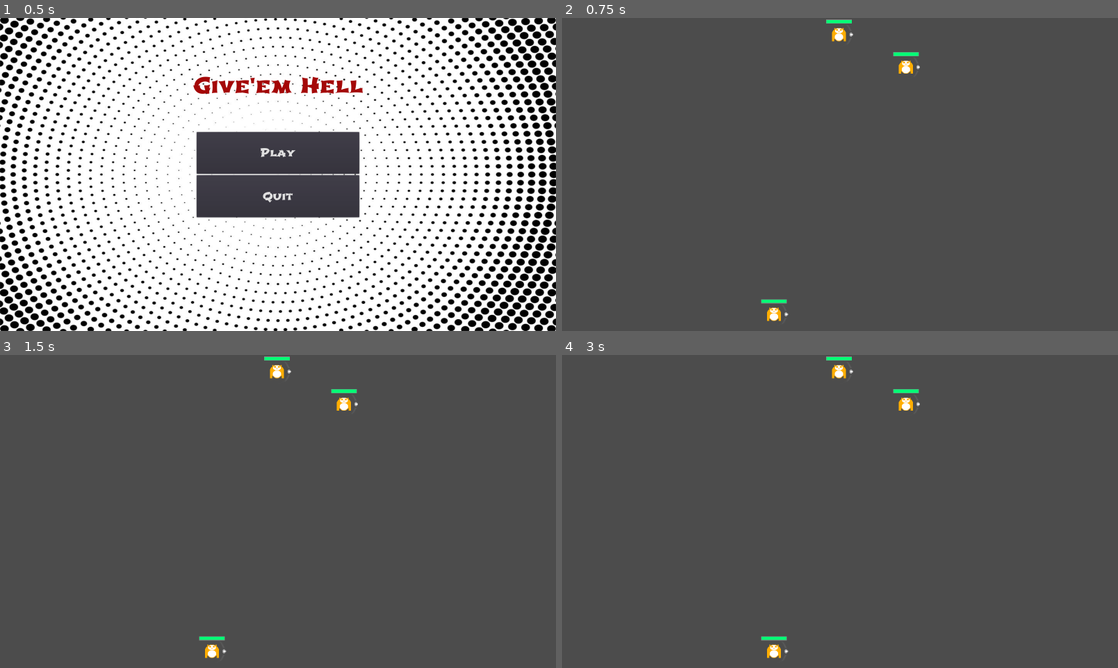
Above: before the commit, frames 1-4 (two rows, left to right).
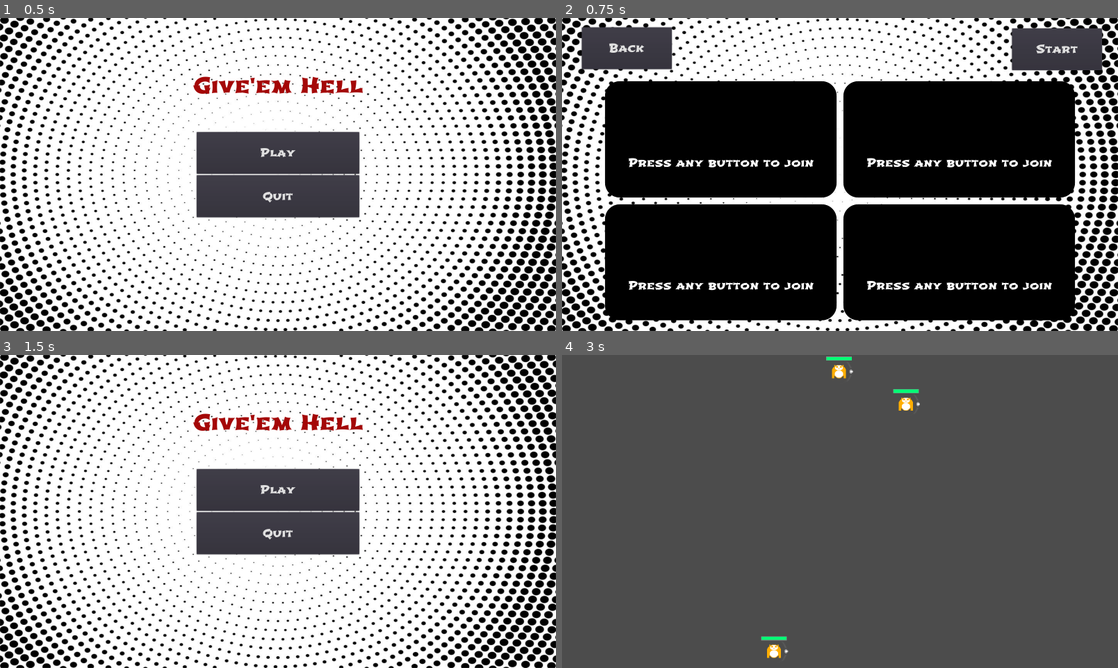
Above: after the commit, the same moments.

Repository: Gegel85/GiveEmHell
Game: Godot game, scene res://Scenes/Menu.tscn
The game is run twice, just before and just after one commit, with the same random seed, the same clock (stepped at 60 frames per second) and the same inputs.
Inputs (mouse positions are in pixels of both pictures, inside the frame that each line leads up to):
- Up to frame 1 (0.5 s): no input
- Up to frame 2 (0.75 s): click "Play" at 0.5 s
- Up to frame 3 (1.5 s): click (66, 386) at 1.25 s, where only the run after the commit has a clickable "Back"
- Up to frame 4 (3 s): click (840, 489) at 2 s, where only the run after the commit has a clickable "Play"; click (1056, 386) at 2.75 s, where only the run after the commit has a clickable "Start"

Frame 1 is identical in both runs. In frame 2, 95% of the frame differs, in the area x 0-100%, y 0-100%; in frame 3, 91%; in frame 4, nothing differs.
Error after the commit: Parse Error: Enumeration "Panel" shadows a native class. (res://Lobby/PanelStateManager.gd:3)

Commit message:
Add lobby with character selection

Diff:
--- /dev/null
+++ b/Lobby/InputManager.gd
@@ -0,0 +1,62 @@
+tool
+extends GridContainer
+
+enum controlModes {
+	MOUSE,
+	JOYSTICK
+}
+
+enum player {
+	MAX = 4
+}
+
+export(String, FILE) var next_scene_path = ""
+var actualMode = controlModes.JOYSTICK
+var nbOfPlayer = 0
+var deviceList = []
+var panelList = []
+var playerRdy = []
+var elapsedTime = []
+
+func _init():
+	panelList = get_children()
+
+func join(device):
+	if (nbOfPlayer > player.MAX || deviceList.has(device)):
+		return
+	if (panelList.size() == 0):
+		panelList = get_children()
+	deviceList.append(device)
+	elapsedTime.append(0)
+	panelList[nbOfPlayer].changeState()
+	nbOfPlayer += 1
+	get_tree().set_input_as_handled()
+
+func _input(event):
+	print(event.as_text(), event.device)
+	print(event.device)
+	if (event is InputEventJoypadButton) or (event is InputEventJoypadMotion):
+		actualMode = controlModes.JOYSTICK
+
+		join(event.device)
+#		if playerRdy.size() == nbOfPlayer:
+# warning-ignore:return_value_discarded
+#			get_tree().change_scene(next_scene_path)
+
+func _process(delta):
+	for i in range(deviceList.size()):
+			var hor = Input.get_joy_axis(deviceList[i], JOY_AXIS_0)
+			if (playerRdy.has(deviceList[i])):
+				break
+			if (OS.get_ticks_msec() - elapsedTime[i]) > 500:
+				if hor > 0.2:
+					panelList[i].rightChar()
+					elapsedTime[i] = OS.get_ticks_msec()
+				elif hor < -0.2:
+					panelList[i].leftChar()
+					elapsedTime[i] = OS.get_ticks_msec()
+			if (Input.is_joy_button_pressed(deviceList[i], JOY_BUTTON_0) && !playerRdy.has(deviceList[i])):
+				playerRdy.append(deviceList[i])
+
+func _get_configuration_warning() -> String:
+	return "next scene path must be set for the game to start" if next_scene_path == "" else ""
--- /dev/null
+++ b/Lobby/Panel.tscn
@@ -0,0 +1,55 @@
+[gd_scene load_steps=4 format=2]
+
+[ext_resource path="res://Textures/CharactersIcons/monke.png" type="Texture" id=1]
+[ext_resource path="res://Lobby/PanelStateManager.gd" type="Script" id=2]
+
+
+[sub_resource type="StyleBoxFlat" id=1]
+bg_color = Color( 0, 0, 0, 1 )
+corner_radius_top_left = 42
+corner_radius_top_right = 42
+corner_radius_bottom_right = 42
+corner_radius_bottom_left = 42
+
+[node name="Panel" type="Panel"]
+margin_right = 666.0
+margin_bottom = 333.0
+size_flags_horizontal = 3
+size_flags_vertical = 3
+custom_styles/panel = SubResource( 1 )
+script = ExtResource( 2 )
+__meta__ = {
+"_edit_use_anchors_": false
+}
+
+[node name="Label" type="Label" parent="."]
+anchor_left = 0.5
+anchor_top = 0.5
+anchor_right = 0.5
+anchor_bottom = 0.5
+margin_left = -266.5
+margin_top = 45.7717
+margin_right = 266.5
+margin_bottom = 88.7717
+text = "Press any button to join"
+align = 1
+valign = 1
+__meta__ = {
+"_edit_use_anchors_": false
+}
+
+[node name="TextureRect" type="TextureRect" parent="."]
+visible = false
+anchor_left = 0.5
+anchor_top = 0.5
+anchor_right = 0.5
+anchor_bottom = 0.5
+margin_left = -100.0
+margin_top = -100.0
+margin_right = 100.0
+margin_bottom = 100.0
+texture = ExtResource( 1 )
+stretch_mode = 1
+__meta__ = {
+"_edit_use_anchors_": false
+}
--- /dev/null
+++ b/Lobby/PanelStateManager.gd
@@ -0,0 +1,58 @@
+extends Panel
+
+enum Panel {
+	IDLE,
+	FOCUS
+}
+
+var state = Panel.IDLE
+var characterList = []
+var characterIndex = 0
+
+func _init():
+	var dir = Directory.new()
+
+	dir.open("res://Textures/CharactersIcons/")
+	dir.list_dir_begin(true, true)
+
+	while true:
+		var file = dir.get_next()
+		if file == "":
+			break
+		if !file.ends_with(".import"):
+			characterList.append("res://Textures/CharactersIcons/" + file)
+	dir.list_dir_end()
+	print(characterList)
+	for i in range(0, characterList.size()):
+		characterList[i] = load(characterList[i])
+
+func getLabel():
+	return get_child(0)
+
+func getTexture():
+	return get_child(1)
+
+func changeState():
+	if (state == Panel.IDLE):
+		state = Panel.FOCUS
+		getLabel().visible = false
+		getTexture().visible = true
+		getTexture().texture = characterList[characterIndex]
+	else:
+		state = Panel.IDLE
+		getLabel().visible = true
+		getTexture().visible = false
+
+func rightChar():
+	if characterIndex == (characterList.size() - 1):
+		characterIndex = 0
+	else:
+		characterIndex += 1
+	getTexture().texture = characterList[characterIndex]
+
+func leftChar():
+	if characterIndex == 0:
+		characterIndex = (characterList.size() - 1)
+	else:
+		characterIndex -= 1
+	getTexture().texture = characterList[characterIndex]
--- /dev/null
+++ b/Scenes/Lobby.tscn
@@ -0,0 +1,74 @@
+[gd_scene load_steps=6 format=2]
+
+[ext_resource path="res://Textures/background.png" type="Texture" id=1]
+[ext_resource path="res://UserInterface/ChangeSceneButton.tscn" type="PackedScene" id=2]
+[ext_resource path="res://UserInterface/theme.tres" type="Theme" id=3]
+[ext_resource path="res://Lobby/InputManager.gd" type="Script" id=4]
+[ext_resource path="res://Lobby/Panel.tscn" type="PackedScene" id=5]
+
+[node name="MainScreen" type="Control"]
+anchor_right = 1.0
+anchor_bottom = 1.0
+theme = ExtResource( 3 )
+__meta__ = {
+"_edit_use_anchors_": false
+}
+
+[node name="TextureRect" type="TextureRect" parent="."]
+anchor_right = 1.0
+anchor_bottom = 1.0
+texture = ExtResource( 1 )
+expand = true
+__meta__ = {
+"_edit_use_anchors_": false
+}
+
+[node name="ChangeSceneButton3" parent="." instance=ExtResource( 2 )]
+margin_left = 57.1809
+margin_top = 26.9087
+margin_right = 316.181
+margin_bottom = 146.909
+text = "Back"
+next_scene_path = "res://Scenes/Menu.tscn"
+
+[node name="ChangeSceneButton4" parent="." instance=ExtResource( 2 )]
+margin_left = 1294.98
+margin_top = 30.2722
+margin_right = 1553.98
+margin_bottom = 150.272
+text = "Start"
+next_scene_path = "res://Scenes/MainScene.tscn"
+
+[node name="GridContainer" type="GridContainer" parent="."]
+anchor_left = 0.5
+anchor_top = 1.0
+anchor_right = 0.5
+anchor_bottom = 1.0
+margin_left = -676.0
+margin_top = -718.272
+margin_right = 676.0
+margin_bottom = -30.2722
+custom_constants/vseparation = 20
+custom_constants/hseparation = 20
+columns = 2
+script = ExtResource( 4 )
+__meta__ = {
+"_edit_use_anchors_": false
+}
+next_scene_path = "res://Scenes/MainScene.tscn"
+
+[node name="Panel" parent="GridContainer" instance=ExtResource( 5 )]
+
+[node name="Panel2" parent="GridContainer" instance=ExtResource( 5 )]
+margin_left = 686.0
+margin_right = 1352.0
+
+[node name="Panel3" parent="GridContainer" instance=ExtResource( 5 )]
+margin_top = 353.0
+margin_bottom = 686.0
+
+[node name="Panel4" parent="GridContainer" instance=ExtResource( 5 )]
+margin_left = 686.0
+margin_top = 353.0
+margin_right = 1352.0
+margin_bottom = 686.0
--- a/Scenes/Menu.tscn
+++ b/Scenes/Menu.tscn
@@ -24,6 +24,14 @@
 }
 
 [node name="Title" parent="." instance=ExtResource( 2 )]
+anchor_left = 0.3475
+anchor_top = 0.169514
+anchor_right = 0.6525
+anchor_bottom = 0.261737
+margin_left = 0.0
+margin_top = 0.0
+margin_right = 0.0
+margin_bottom = 1.52588e-05
 
 [node name="Menu" type="VBoxContainer" parent="."]
 anchor_left = 0.5
@@ -39,7 +47,7 @@
 }
 
 [node name="PlayButton" parent="Menu" instance=ExtResource( 3 )]
-next_scene_path = "res://Scenes/MainScene.tscn"
+next_scene_path = "res://Scenes/Lobby.tscn"
 
 [node name="QuitButton" parent="Menu" instance=ExtResource( 4 )]
 margin_top = 124.0
